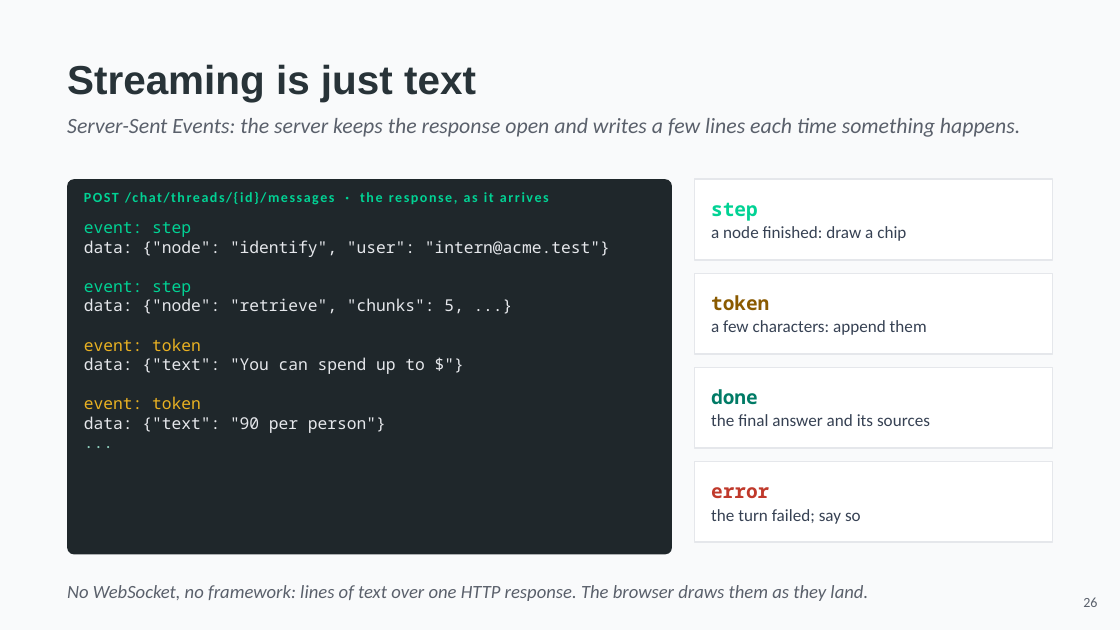
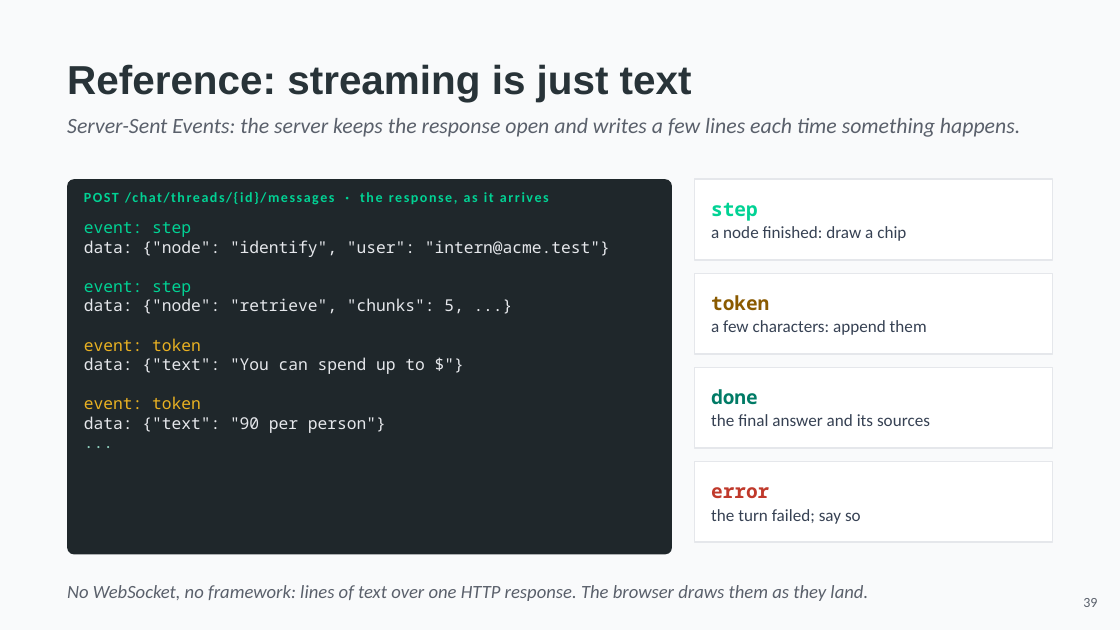
Before and after one commit to hasankanaan26/acme-desk, a slide deck: slide 39 of slides/part2-platform.pptx (slide 26 before the commit). Drawn at 1120x630 pixels with LibreOffice and Linux fonts; fonts in the diff are those of the drawing. Boxes give left, top, right and bottom in pixels: in the first picture for what was removed or moved away, otherwise in the second. Text is boxed around its words. In the diff, an @@ line names an element or a change of style, - is before the commit and + after.

```diff
--- a/slides/part2-platform.pptx
+++ b/slides/part2-platform.pptx
@@ text at bbox=[67, 64, 692, 102]: text changed @@
-Streaming is just text
+Reference: streaming is just text
@@ text at bbox=[1083, 598, 1097, 607]: text changed @@
-26
+39
```
Also in this commit, not shown: 18 other slides changed, 21 slides added, 20 slides removed, 9 other files.
